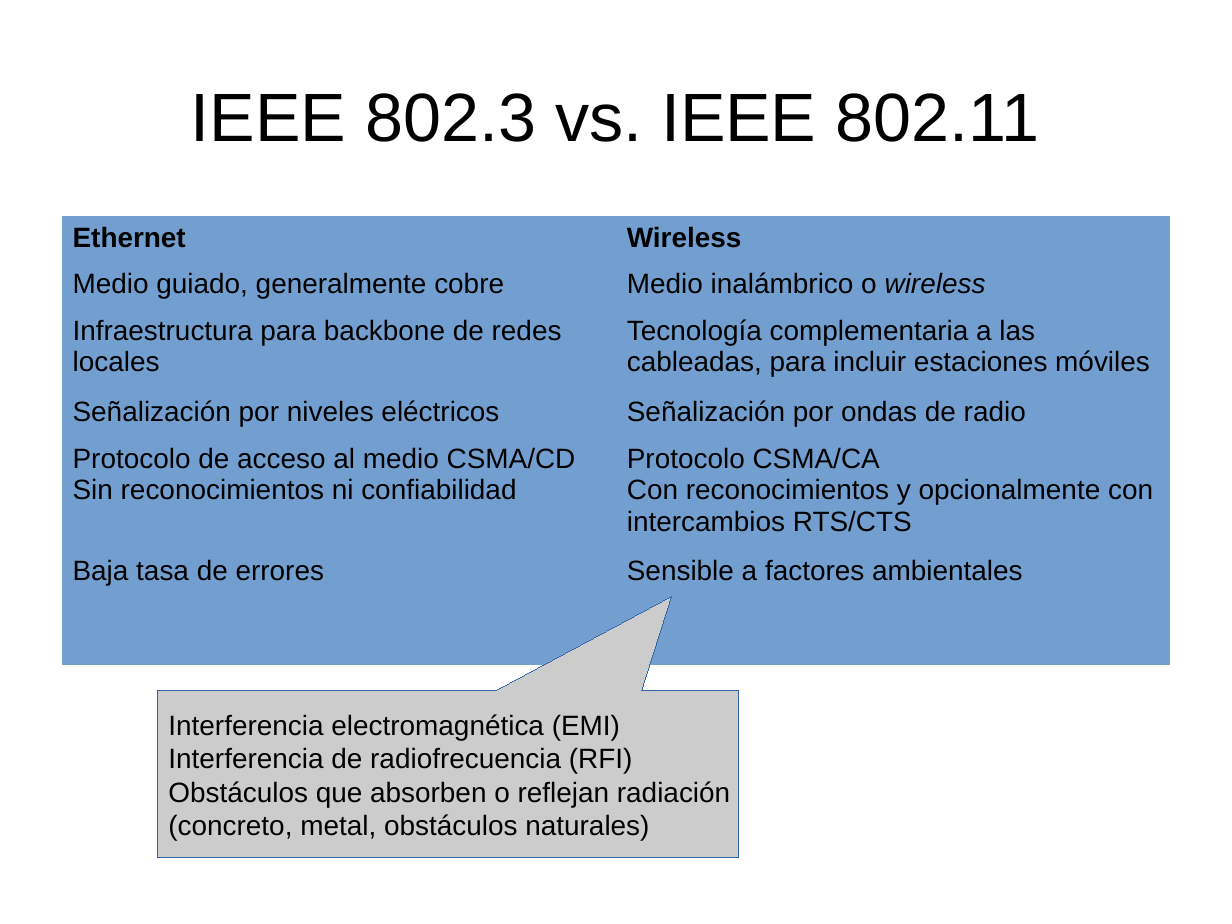
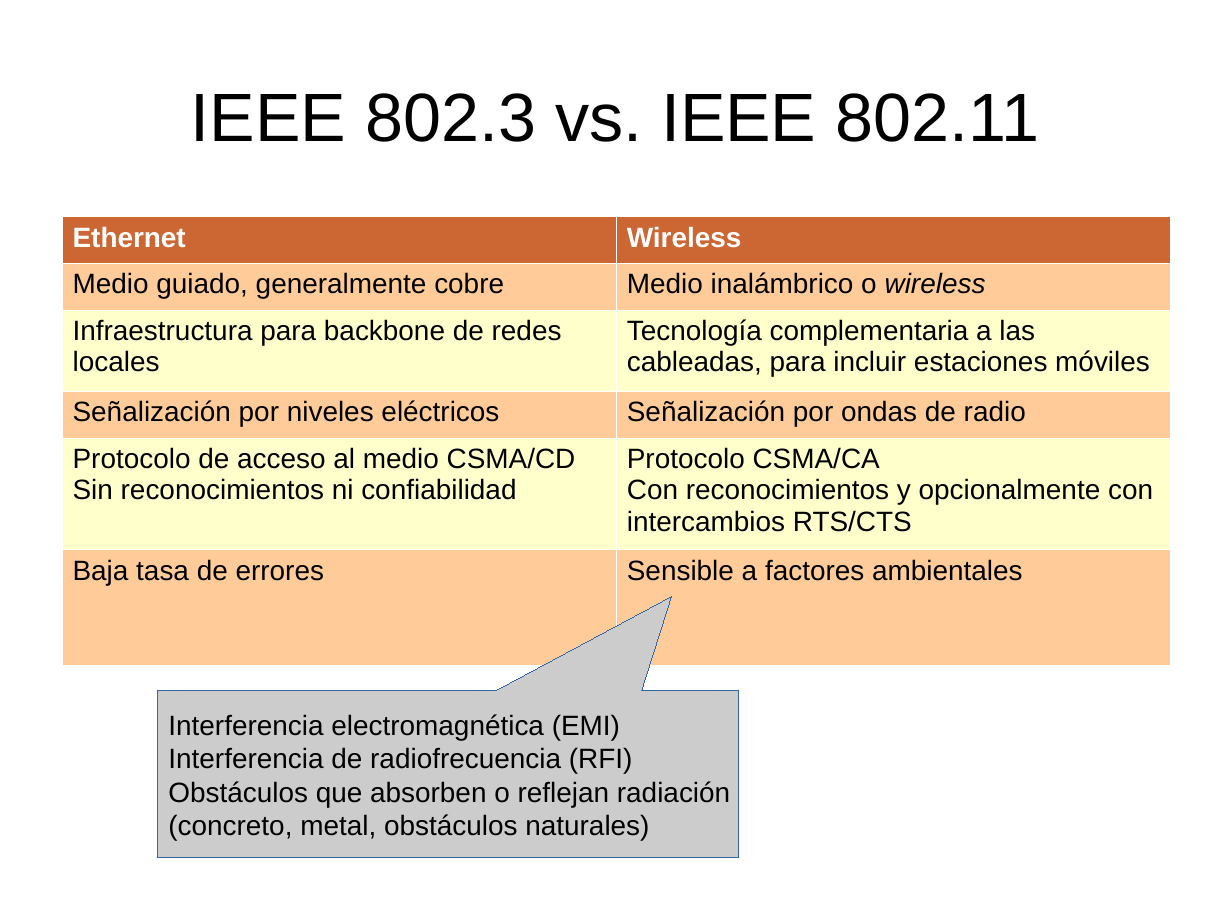
Before and after one commit to francoZuniga32/RII, a slide deck: slide 3 of odp/802.11.odp (slide 11 before the commit). Drawn at 1232x924 pixels with LibreOffice and Linux fonts; fonts in the diff are those of the drawing. Boxes give left, top, right and bottom in pixels: in the first picture for what was removed or moved away, otherwise in the second. Text is boxed around its words. In the diff, an @@ line names an element or a change of style, - is before the commit and + after.

```diff
--- a/odp/802.11.odp
+++ b/odp/802.11.odp
@@ table at [61,216,1171,657] @@
@@ fill #729FCF to #CC6633 in row 1 @@
@@ fill #729FCF to #FFCC99 in 6 cells @@
@@ fill #729FCF to #FFFFCC in 4 cells @@
@@ text colour #000000 to #FFFFFF in "Ethernet", "Wireless" @@
@@ borders changed @@
```
Also in this commit, not shown: 6 other slides changed, 8 slides removed, 16 other files.
